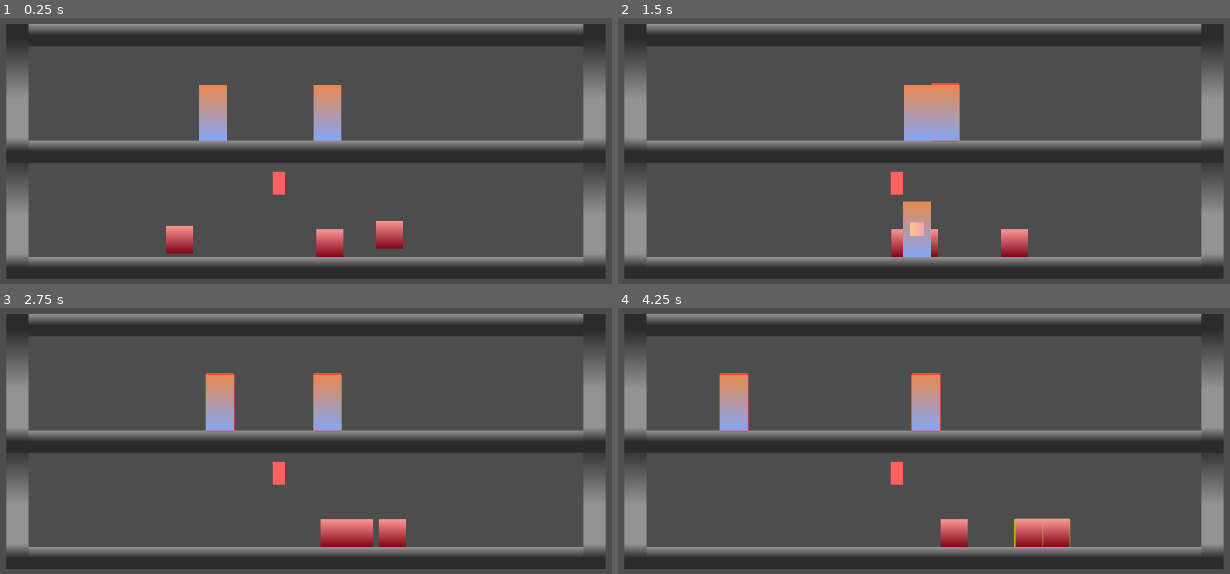
Above: before the commit, frames 1-4 (two rows, left to right).
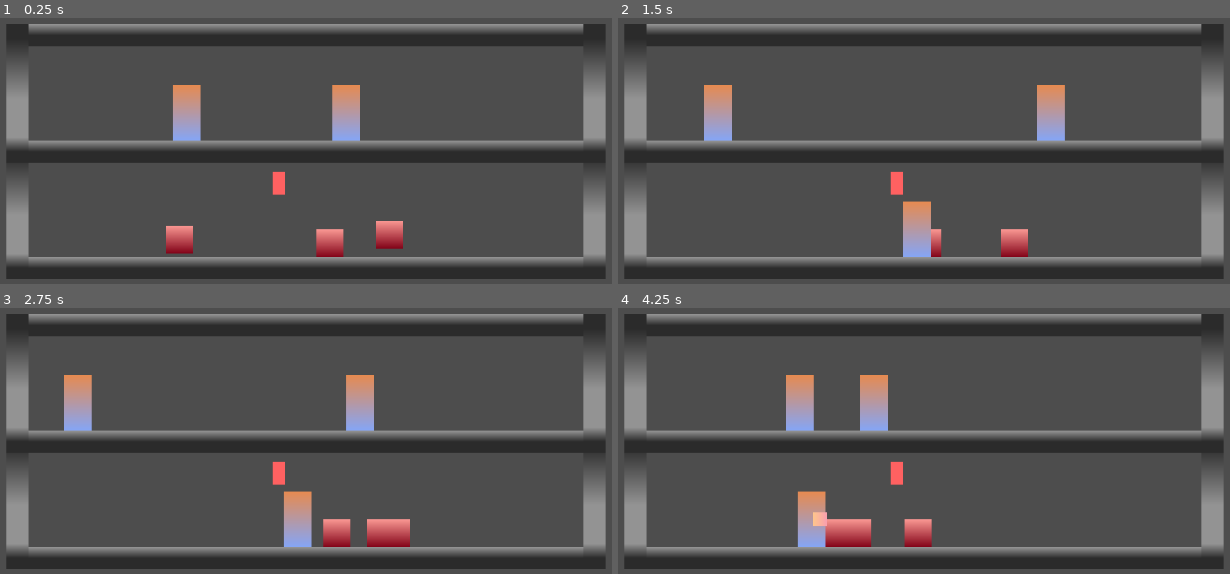
Above: after the commit, the same moments.

Repository: Lambosaurus/wildjam-mutation
Game: Godot game, scene res://main/main.tscn
Same seed, same stepped clock (60 frames per second), same inputs: the game is played once before the commit and once after it.
Inputs (mouse positions are in pixels of both pictures, inside the frame that each line leads up to):
- Up to frame 1 (0.25 s): no input
- Up to frame 2 (1.5 s): move the mouse to (899, 182) at 0.52 s; click (899, 182) at 0.67 s; move the mouse to (948, 113) at 1.27 s; click (948, 113) at 1.42 s
- Up to frame 3 (2.75 s): move the mouse to (269, 403) at 2.02 s; click (269, 403) at 2.17 s
- Up to frame 4 (4.25 s): move the mouse to (954, 534) at 2.77 s; click (954, 534) at 2.92 s; move the mouse to (1034, 534) at 3.52 s; click (1034, 534) at 3.67 s

The runs differ from the first frame. In frame 1, 3.2% of the frame differs, in the area x 28-59%, y 25-47%; in frame 2, 4.3%; in frame 3, 5.5%; in frame 4, 7.8%, in the area x 16-75%, y 24-91%.

Commit message:
Add raycast vision

Diff:
--- a/creatures/human/human.tscn
+++ b/creatures/human/human.tscn
@@ -24,7 +24,7 @@
 platform_wall_layers = 1
 script = ExtResource("1_4bvkd")
 
-[node name="CollisionShape2D" type="CollisionShape2D" parent="." unique_id=1169393457]
+[node name="Hitbox" type="CollisionShape2D" parent="." unique_id=1169393457]
 shape = SubResource("CapsuleShape2D_ebbsm")
 
 [node name="Sprite2D" type="Sprite2D" parent="." unique_id=1420493283]
--- a/creatures/mutant/human_detector.gd
+++ b/creatures/mutant/human_detector.gd
@@ -3,12 +3,23 @@
 func set_range(r: float) -> void:
 	$CollisionShape2D.shape.radius = r
 
-func get_closest_target() -> Node2D:
+func get_closest_target(prior:Node2D = null) -> Node2D:
+	if prior and overlaps_body(prior) and can_see(prior):
+		return prior
+
 	var best_node = null
 	var best_dist_sq = 1e9
 	for node:Node2D in get_overlapping_bodies():
 		var dist_sq = position.distance_squared_to(node.position)
-		if dist_sq < best_dist_sq:
+		if dist_sq < best_dist_sq and can_see(node):
 			best_dist_sq = dist_sq
 			best_node = node
+
 	return best_node
+
+func can_see(target: Node2D) -> bool:
+	var ray = $RayCast2D
+	ray.target_position = target.global_position - ray.global_position
+	ray.force_raycast_update()
+	var hit = ray.get_collider() == target
+	return hit
--- a/creatures/mutant/mutant.gd
+++ b/creatures/mutant/mutant.gd
@@ -36,16 +36,16 @@
 	return false
 
 func pick_next_action() -> void:
-	var candidate_target: Node2D = $HumanDetector.get_closest_target()
+	var candidate_target: Node2D = $HumanDetector.get_closest_target(target)
 	if candidate_target:
 
-		var candidate_direction = vector_to_direction(candidate_target.position.x - position.x)
+		var candidate_direction = vector_to_direction(candidate_target.global_position.x - global_position.x)
 
-		var dist = position.distance_to(candidate_target.position)
+		var dist = global_position.distance_to(candidate_target.global_position)
 		if dist < MELEE_RANGE:
 			var strike = MELEE_STRIKE.instantiate()
 			strike.damage = MELEE_DAMAGE
-			strike.position = candidate_target.position
+			strike.global_position = candidate_target.global_position
 			add_sibling(strike)
 
 			return start_action(
--- a/creatures/mutant/mutant.tscn
+++ b/creatures/mutant/mutant.tscn
@@ -23,7 +23,7 @@
 collision_layer = 4
 script = ExtResource("1_5gep2")
 
-[node name="CollisionShape2D" type="CollisionShape2D" parent="." unique_id=2017455713]
+[node name="Hitbox" type="CollisionShape2D" parent="." unique_id=2017455713]
 shape = SubResource("CapsuleShape2D_lb6h7")
 
 [node name="Sprite2D" type="Sprite2D" parent="." unique_id=414630267]
@@ -41,6 +41,9 @@
 visible = false
 shape = SubResource("CircleShape2D_5gep2")
 
+[node name="RayCast2D" type="RayCast2D" parent="HumanDetector" unique_id=782151503]
+collision_mask = 3
+
 [node name="SelectionArea" parent="." unique_id=2102157275 node_paths=PackedStringArray("parent") instance=ExtResource("3_mr306")]
 parent = NodePath("../Sprite2D")
 highlight_shader = ExtResource("4_ybval")
--- a/main/main.tscn
+++ b/main/main.tscn
@@ -15,14 +15,6 @@
 [node name="EntitySpawner" parent="." unique_id=658344345 instance=ExtResource("3_xwkvk")]
 position = Vector2(533, 486)
 
-[node name="Human1" parent="." unique_id=582856251 instance=ExtResource("2_pjrb6")]
-position = Vector2(612, 392)
-collision_layer = 1
-
-[node name="Human2" parent="." unique_id=1906732542 instance=ExtResource("2_pjrb6")]
-position = Vector2(424, 378)
-collision_layer = 1
-
 [node name="Mutant" parent="." unique_id=88951864 instance=ExtResource("4_c651c")]
 position = Vector2(375, 555)
 
@@ -31,3 +23,9 @@
 
 [node name="Mutant3" parent="." unique_id=1182164629 instance=ExtResource("4_c651c")]
 position = Vector2(725, 548)
+
+[node name="Human" parent="." unique_id=1906732542 instance=ExtResource("2_pjrb6")]
+position = Vector2(432, 382)
+
+[node name="Human2" parent="." unique_id=1573269216 instance=ExtResource("2_pjrb6")]
+position = Vector2(616, 381)
